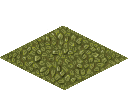
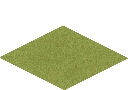
Revision of a layered w=128, h=90 image; what changed, layer by layer:
moved "tempture" (1st of 6, in "floor 1") into group "floor 1" over [9, 26, 121, 90]
moved "background" (1st of 7, in "floor 1") into group "floor 1", painted on it over [0, 26, 128, 90]
added group "floor 4" with 3 layers above "floor 6" over [0, 26, 128, 90]
added layer "tempture" (4th of 6, in "floor 4") (overlay, 25%) in group "floor 4" over [9, 26, 121, 90]
added layer "shadow" (4th of 7, in "floor 4") (multiply, 23%) in group "floor 4" over [13, 26, 126, 90]
added layer "background" (4th of 7, in "floor 4") in group "floor 4" over [0, 26, 128, 90]
hid "light" over [22, 32, 106, 81]
hid "pixelated light" over [11, 30, 106, 80]
hid "solid light" over [9, 31, 114, 88]
hid "pixelatad shadow" over [6, 25, 107, 88]
hid "shadow" (7th of 7) over [14, 35, 122, 85]
hid "leaves" over [1, 26, 126, 90]
